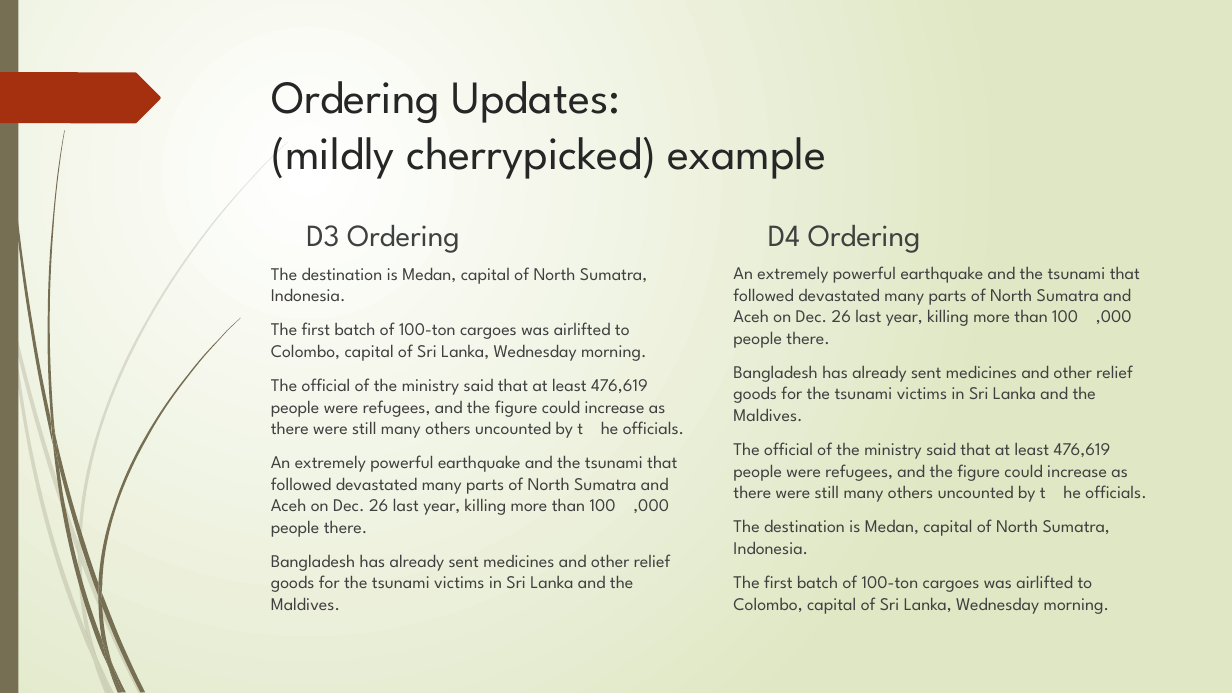
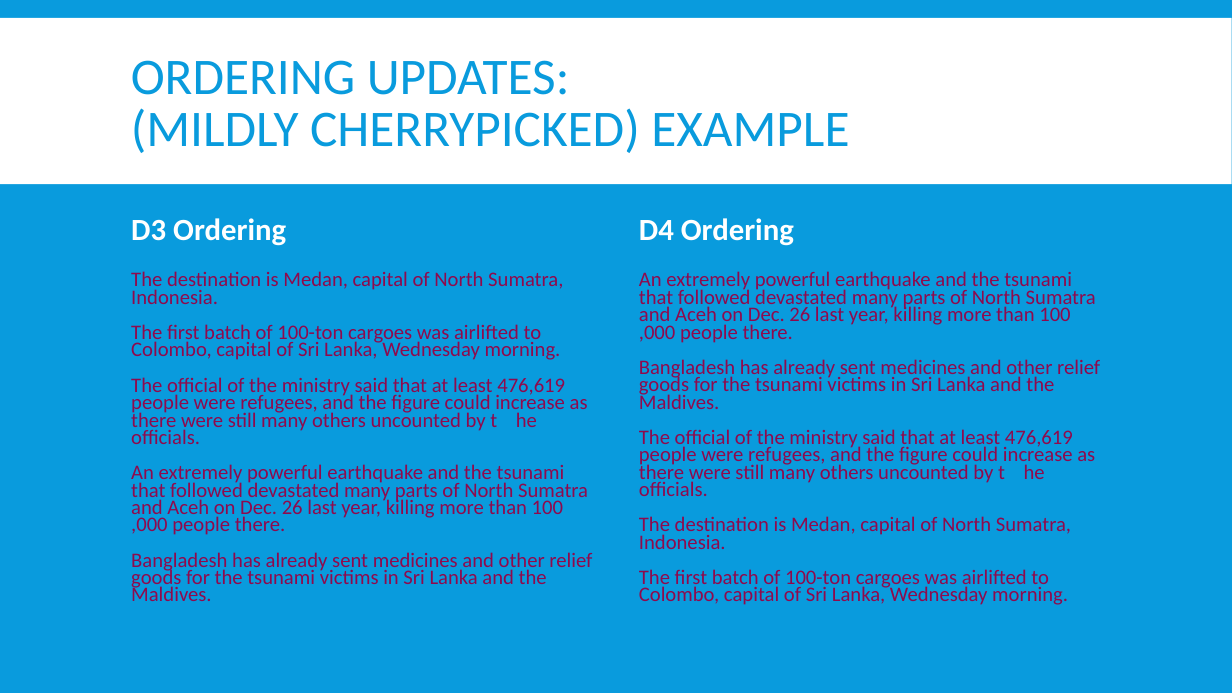
Before and after one commit to Mindful/ling-573, a slide deck: slide 10 of doc/D4_presentation.pptx (slide 11 before the commit). Drawn at 1232x693 pixels with LibreOffice and Linux fonts; fonts in the diff are those of the drawing. Boxes give left, top, right and bottom in pixels: in the first picture for what was removed or moved away, otherwise in the second. Text is boxed around its words. In the diff, an @@ line names an element or a change of style, - is before the commit and + after.

Commit message:
Update D4_presentation.pptx
Changed theme for slides

```diff
--- a/doc/D4_presentation.pptx
+++ b/doc/D4_presentation.pptx
@@ background gradient #FFFFFF to #DFE8C4 to #099BDD @@
@@ rectangle removed at [0,0,18,693] @@
@@ rectangle added at [0,18,1232,184], fill #FFFFFF @@
@@ title "ORDERING UPDATES: (MILDLY CHERRYPICKED) EXAMPLE" at [131,60,849,153]: vertical alignment top to middle @@
@@ freeform shape removed at [0,72,161,123] @@
@@ title at [131,60,849,153]: text changed; size 36 to 40 pt; font League Spartan to Calibri; text colour #262626 to #099BDD @@
-Ordering Updates:
-(mildly cherrypicked) example
+ORDERING UPDATES:
+(MILDLY CHERRYPICKED) EXAMPLE
@@ text "D3 Ordering" at [131,218,286,246]: font League Spartan to Calibri, text colour #404040 to #FFFFFF, bold on; line spacing 1 to 0.9; more space between paragraphs; vertical alignment bottom to middle @@
@@ text "D3 Ordering": place and size @@
-text "D3 Ordering" at [306,225,460,253]
+text "D3 Ordering" at [131,218,286,246]
@@ text "D4 Ordering": place and size @@
-text "D4 Ordering" at [768,225,921,253]
+text "D4 Ordering" at [639,218,794,246]
@@ text "D4 Ordering" at [639,218,794,246]: font League Spartan to Calibri, text colour #404040 to #FFFFFF, bold on; line spacing 1 to 0.9; more space between paragraphs; vertical alignment bottom to middle @@
@@ text "The destination is Medan, capital ..." at [131,271,592,601]: size 13.9 to 16.1 pt, font League Spartan to Calibri, text colour #404040 to #8F0A4D; line spacing 1 to 0.7; more space between paragraphs @@
@@ text "The destination is Medan, capital ...": place and size @@
-text "The destination is Medan, capital ..." at [271,267,684,592]
+text "The destination is Medan, capital ..." at [131,271,592,601]
@@ text "An extremely powerful earthquake and ...": place and size @@
-text "An extremely powerful earthquake and ..." at [733,266,1146,592]
+text "An extremely powerful earthquake and ..." at [639,271,1100,605]
@@ text "An extremely powerful earthquake and ..." at [639,271,1100,605]: size 13.9 to 16.1 pt, font League Spartan to Calibri, text colour #404040 to #8F0A4D; line spacing 1 to 0.7; more space between paragraphs @@
@@ group removed at [0,141,288,693]: 10 freeform shapes @@
@@ group removed at [3,0,240,693]: 12 freeform shapes @@
```
Also in this commit, not shown: 20 other slides changed, 1 slide removed.
